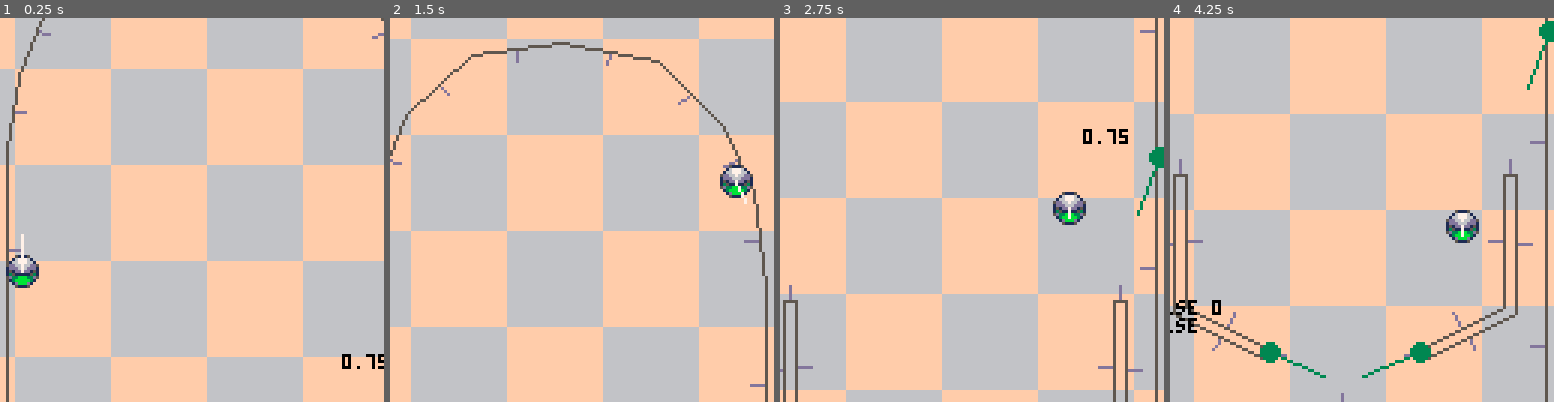
Above: before the commit, frames 1-4 (left to right).
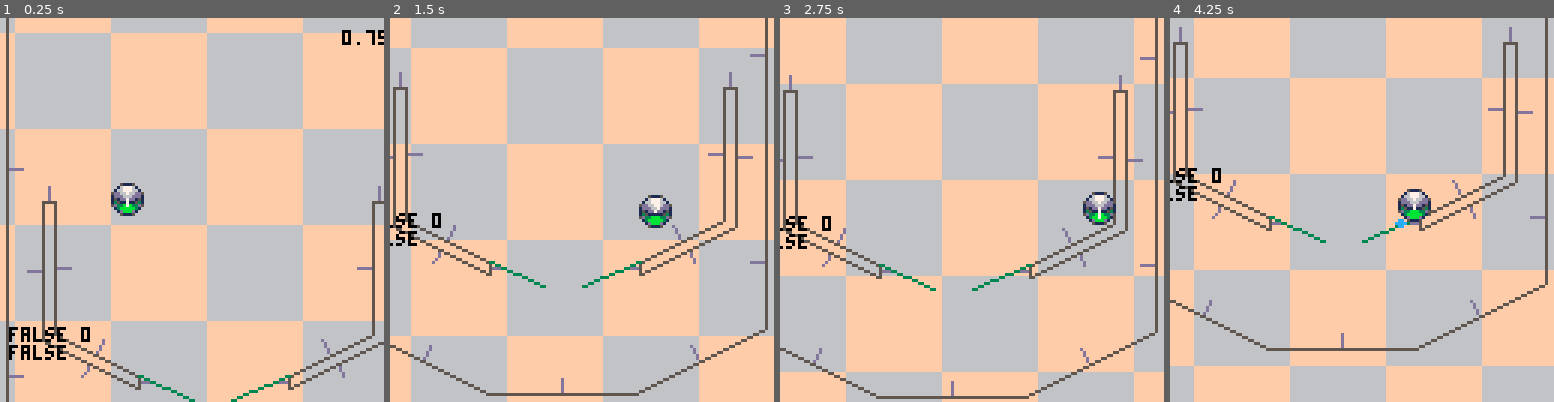
Above: after the commit, the same moments.

Repository: LouieChapm/Super3dPinball
Game: PICO-8 cartridge super_3d_pinball.p8
Two runs of this game, one before a commit and one after it. Both use one fixed random seed, a clock stepped at 60 frames per second and the inputs below.
Inputs:
- Up to frame 1 (0.25 s): no input
- Up to frame 2 (1.5 s): tap X (X key) at 0.33, 1.07 s; tap O (Z key) at 0.7 s
- Up to frame 3 (2.75 s): hold Right 1.6-2.1 s; tap O (Z key) at 1.7, 2.1, 2.5 s; tap X (X key) at 1.85 s; hold Up 2.15-2.42 s; hold Right from 2.47 s (still down)
- Up to frame 4 (4.25 s): tap O (Z key) every 0.4 s from 2.9 to 4.1 s; tap X (X key) at 2.97, 4.08 s; release Right at 3.03 s; hold Left 3.08-3.58 s; hold Down 3.63-3.97 s; hold Right from 4.02 s (still down)

The runs differ from the first frame. In frame 1, 64% of the frame differs, in the area x 0-100%, y 0-100%; in frame 2, 15%; in frame 3, 24%; in frame 4, 65%.

Commit message:
added debug()

Diff:
--- a/super_3d_pinball.p8
+++ b/super_3d_pinball.p8
@@ -5,19 +5,26 @@
 
 GRAVITY =  .1
 DEBUG = ""
+DEBUGTIME = 90
+
 deltaTime = 1
 
 LEFT_FLIPPER,RIGHT_FLIPPER = false, false
 FLIPPER_SPEED = .2
 
 PHYSICS_SPEED = .75
-PHYSICS_STEPS = 16
+PHYSICS_STEPS = 8
 
 STOP_SIM = false
 BALL_RADIUS = 4.5
 
 #include inf_polygons.txt
 
+function debug(_text, _time)
+	DEBUG = tostring(_text)
+	DEBUGTIME = _time or 90
+end
+
 function _init()
 	t=0
 
@@ -26,15 +33,15 @@
 
 
 	BALLS={}
-	new_ball(5,50)
+	new_ball(40,50)
 
 	WALLS={}
 	foreach(split(poly_library,"\n"),init_walls)
 
 	FLIPPERS = {}
 
-	new_flipper(44, 117, 20, .82, -.12, false)
-	new_flipper(94, 117, 20, .18, .12, true)
+	new_flipper(44, 116, 20, .82, -.12, false)
+	new_flipper(94, 116, 20, .18, .12, true)
 
 	new_flipper(137, 10, 20, .05, .1, true)
 
@@ -84,7 +91,7 @@
 		y = _ty,
 
 		dirX = 0,
-		dirY = -7,
+		dirY = 0,
 	}
 
 	return add(BALLS, pinball)
@@ -110,6 +117,9 @@
 -- update
 function _update60()
 	t+=1
+
+	if(DEBUGTIME>=0)DEBUGTIME-=1
+	if(DEBUGTIME==0)DEBUG = ""
 
 	LEFT_FLIPPER = btn"4"
 	RIGHT_FLIPPER = btn"5"
@@ -163,7 +173,7 @@
 	foreach(POINTS, draw_point)
 	if (#POINTS>30) deli(POINTS,1)
 
-	print(DEBUG, CAMERA_X + 1 , CAMERA_Y + 1,0)
+	print(DEBUG, CAMERA_X + cam_ox + 1, CAMERA_Y + cam_oy + 1,0)
 
 	local debug2 = tostring(LEFT_FLIPPER) .. " " .. tonum(LEFT_FLIPPER) .. "\n" .. tostring(RIGHT_FLIPPER)
 	print(debug2, 1, 100)
@@ -186,7 +196,7 @@
 function draw_flipper(_flipper)
 	local ox, oy = _flipper.x, _flipper.y
 
-	circfill(ox, oy, 3, 3)
+	-- circfill(ox, oy, 3, 3)
 
 	line(ox, oy, _flipper.tip.x, _flipper.tip.y, 3)
 
Not shown, changed: inf_polygons.txt
